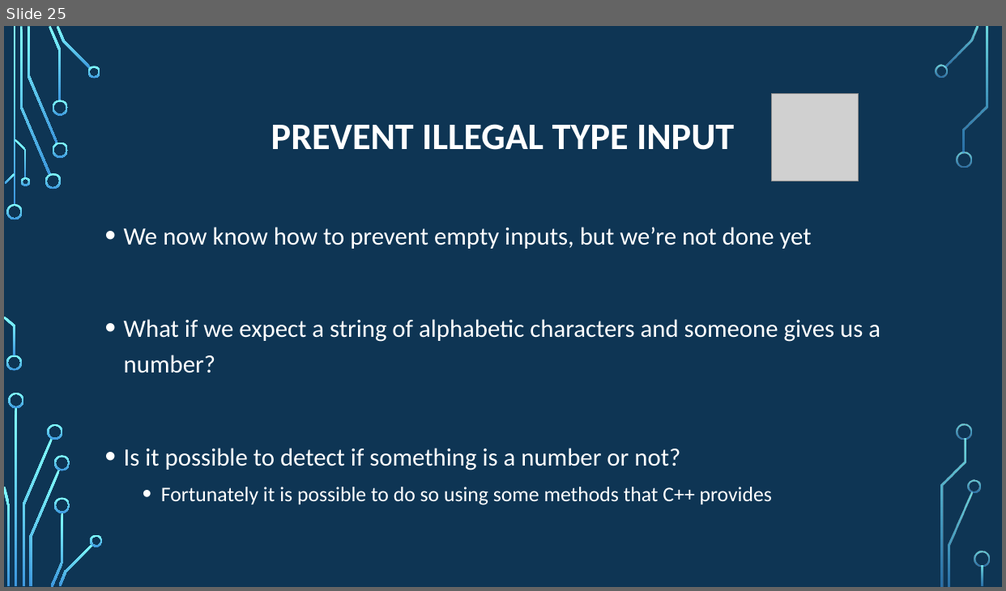
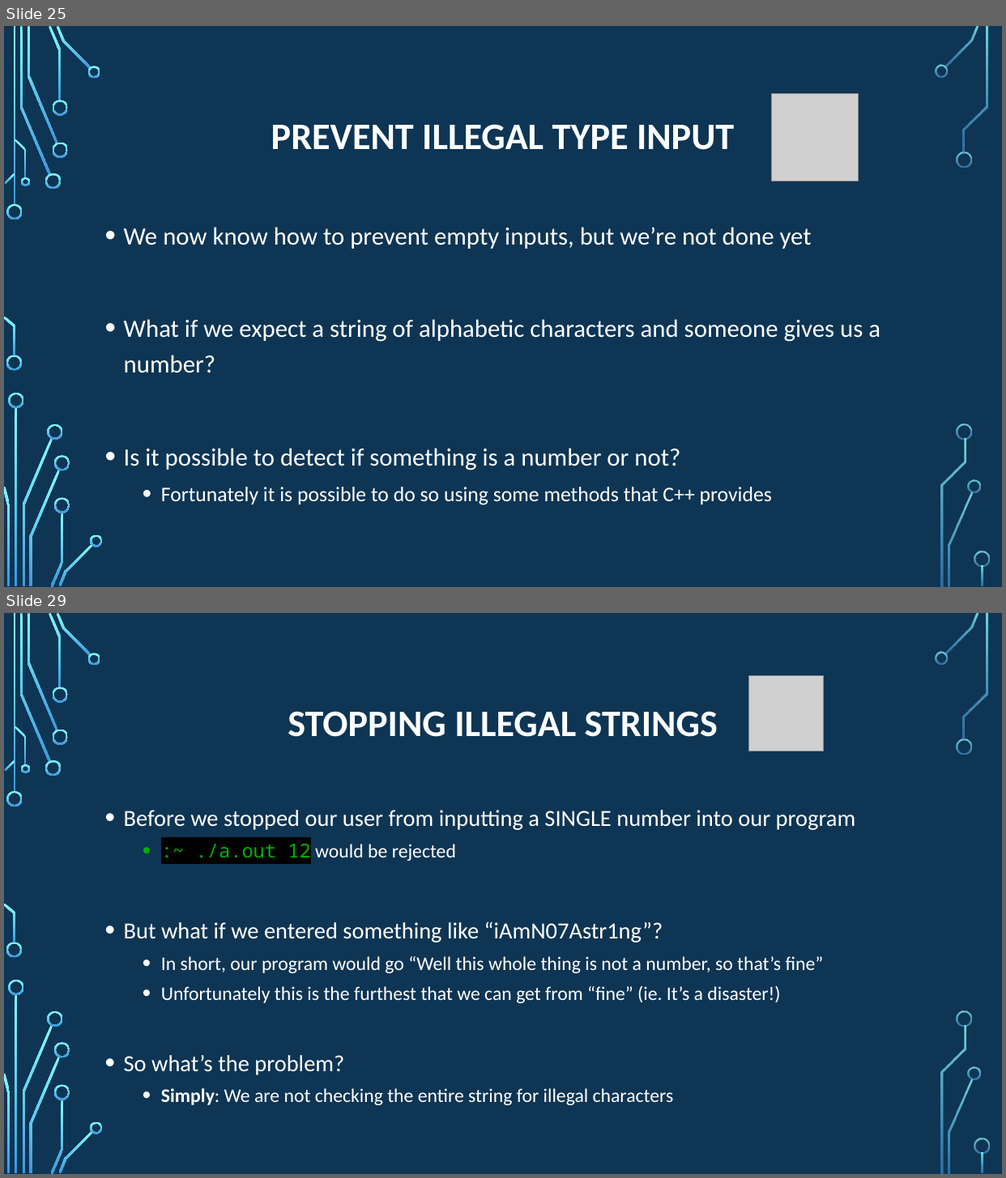
Before and after one commit to psypdt/ZIS_C-_Summer_Course_2019, a slide deck: Day_4/Day_4.pptx. Shown one above the other, each under a label of ours: slide 25 before the commit, slides 25 and 29 after it; the slides between them are not shown. The pictures are 1006x591 and 1006x1178 pixels, drawn with LibreOffice and Linux fonts; fonts in the diff are those of the drawing; grey boxes stand for pictures; background and template pictures are left out. Boxes give left, top, right and bottom in pixels: in the first picture for what was removed or moved away, otherwise in the second. Text is boxed around its words. In the diff, an @@ line names an element or a change of style, - is before the commit and + after.

```diff
--- a/Day_4/Day_4.pptx
+++ b/Day_4/Day_4.pptx
@@ slide 29 added at <box>4,613,1002,1174</box>, background picture (left out); not listed: 36 template elements that a slide beside it also shows @@
@@ picture added at <box>749,676,824,751</box> @@
@@ title added at <box>288,711,718,737</box>, 36 pt, text #FFFFFF, bold @@
+STOPPING ILLEGAL STRINGS
@@ text added at <box>124,810,856,1105</box>, 18.5 pt, text #FFFFFF @@
+• Before we stopped our user from inputting a SINGLE number into our program
+  • :~ ./a.out 12 would be rejected
+• But what if we entered something like “iAmN07Astr1ng”?
+  • In short, our program would go “Well this whole thing is not a number, so that’s fine”
+  • Unfortunately this is the furthest that we can get from “fine” (ie. It’s a disaster!)
+• So what’s the problem?
+  • Simply: We are not checking the entire string for illegal characters
```
Also in this commit, not shown: 2 slides changed, 2 other slides added, 1 other file.
